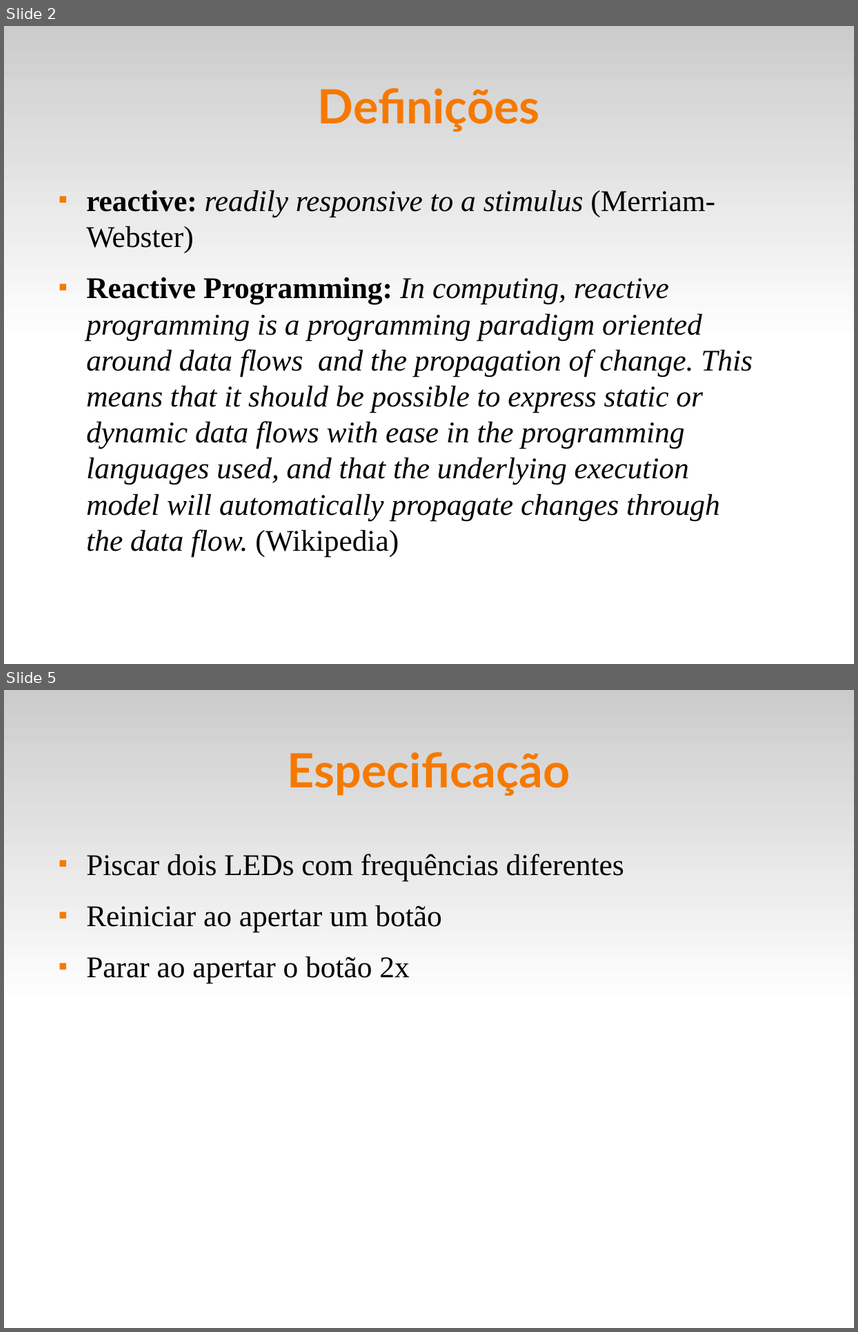
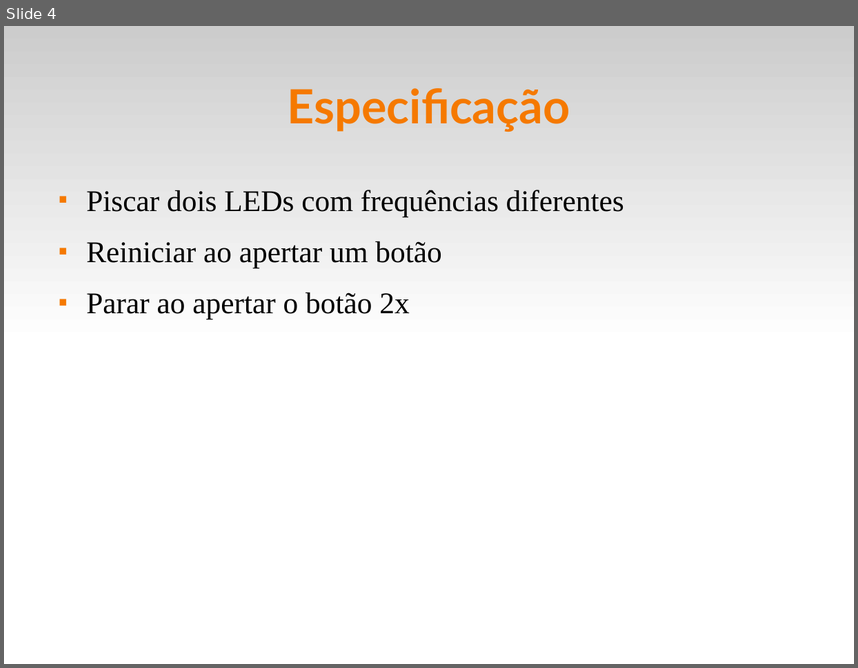
Before and after one commit to fsantanna-uerj/reativos, a slide deck: slides/01_reativos.odp. Shown one above the other, each under a label of ours: slides 2 and 5 before the commit, slide 4 after it; the slides between them are not shown. The pictures are 858x1332 and 858x668 pixels, drawn with LibreOffice and Linux fonts; fonts in the diff are those of the drawing. Boxes give left, top, right and bottom in pixels: in the first picture for what was removed or moved away, otherwise in the second. Text is boxed around its words. In the diff, an @@ line names an element or a change of style, - is before the commit and + after.

```diff
--- a/slides/01_reativos.odp
+++ b/slides/01_reativos.odp
@@ slide 2 removed at (x1=4, y1=26, x2=854, y2=664), background #FFFFFF; not listed: 1 template element that a slide beside it also shows @@
@@ title removed at (x1=318, y1=88, x2=540, y2=132) @@
-Definições
@@ text removed at (x1=86, y1=190, x2=753, y2=557) @@
-■ reactive: readily responsive to a stimulus (Merriam-Webster)
-■ Reactive Programming: In computing, reactive programming is a programming paradigm oriented around data flows and the propagation of change. This means that it should be possible to express static or dynamic data flows with ease in the programming languages used, and that the underlying execution model will automatically propagate changes through the data flow. (Wikipedia)
@@ what was slide 5 is now slide 4 @@
```
Also in this commit, not shown: 1 slide changed, 2 slides added, 2 other slides removed, 1 other file.
